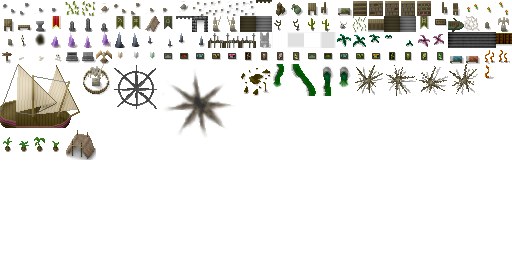
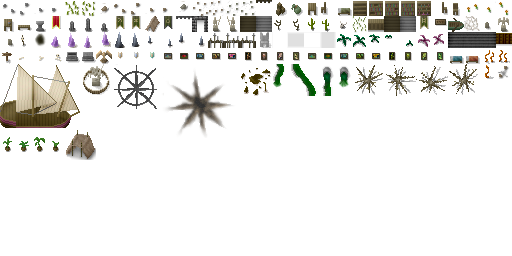
Layers edited between the first and the second 512px x 256px image:
painted on "shade" over [left=497, top=66, right=510, bottom=79]
